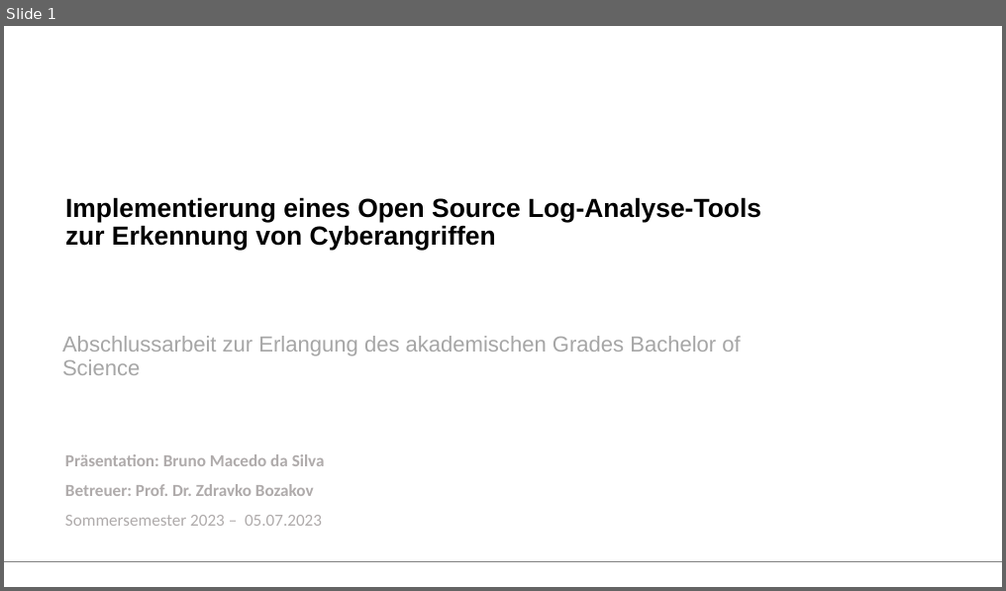
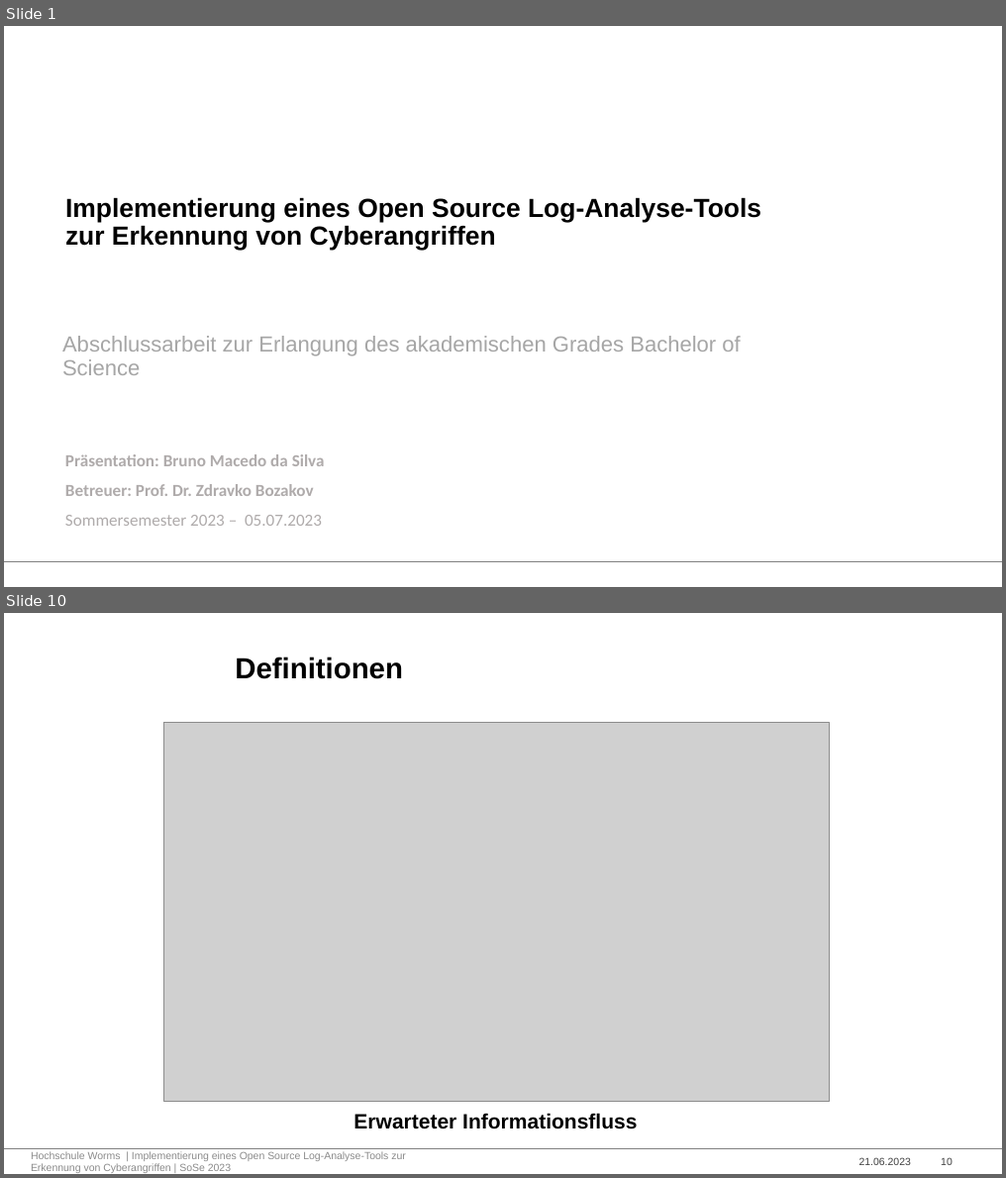
Before and after one commit to Bruno-Macedo/Praxisbericht_Bacherloarbeit, a slide deck: Macedo_da_Silva_Bruno_BA-Praesentation.pptx. Shown one above the other, each under a label of ours: slide 1 before the commit, slides 1 and 10 after it; the slides between them are not shown. The pictures are 1006x591 and 1006x1178 pixels, drawn with LibreOffice and Linux fonts; fonts in the diff are those of the drawing; grey boxes stand for pictures; background and template pictures are left out. Boxes give left, top, right and bottom in pixels: in the first picture for what was removed or moved away, otherwise in the second. Text is boxed around its words. In the diff, an @@ line names an element or a change of style, - is before the commit and + after.

Commit message:
Definitionen

```diff
--- a/Macedo_da_Silva_Bruno_BA-Praesentation.pptx
+++ b/Macedo_da_Silva_Bruno_BA-Praesentation.pptx
@@ slide 10 added at [4,613,1002,1174], background #FFFFFF; not listed: 1 template element that a slide beside it also shows @@
@@ title added at [235,657,403,679], 28 pt, text #000000, bold @@
+Definitionen
@@ picture added at [164,722,829,1102] @@
@@ text added at [353,1113,637,1130], 20 pt, text #000000, bold @@
+Erwarteter Informationsfluss
@@ text added at [31,1152,406,1173], 10 pt, text #8C8C8C @@
+Hochschule Worms | Implementierung eines Open Source Log-Analyse-Tools zur Erkennung von Cyberangriffen | SoSe 2023
@@ text added at [859,1157,911,1165], 10 pt, text #404040 @@
+21.06.2023
@@ page number added at [941,1157,952,1165], 10 pt, text #404040 @@
+10
```
Also in this commit, not shown: 10 slides changed, 9 other slides added, 1 other file.
